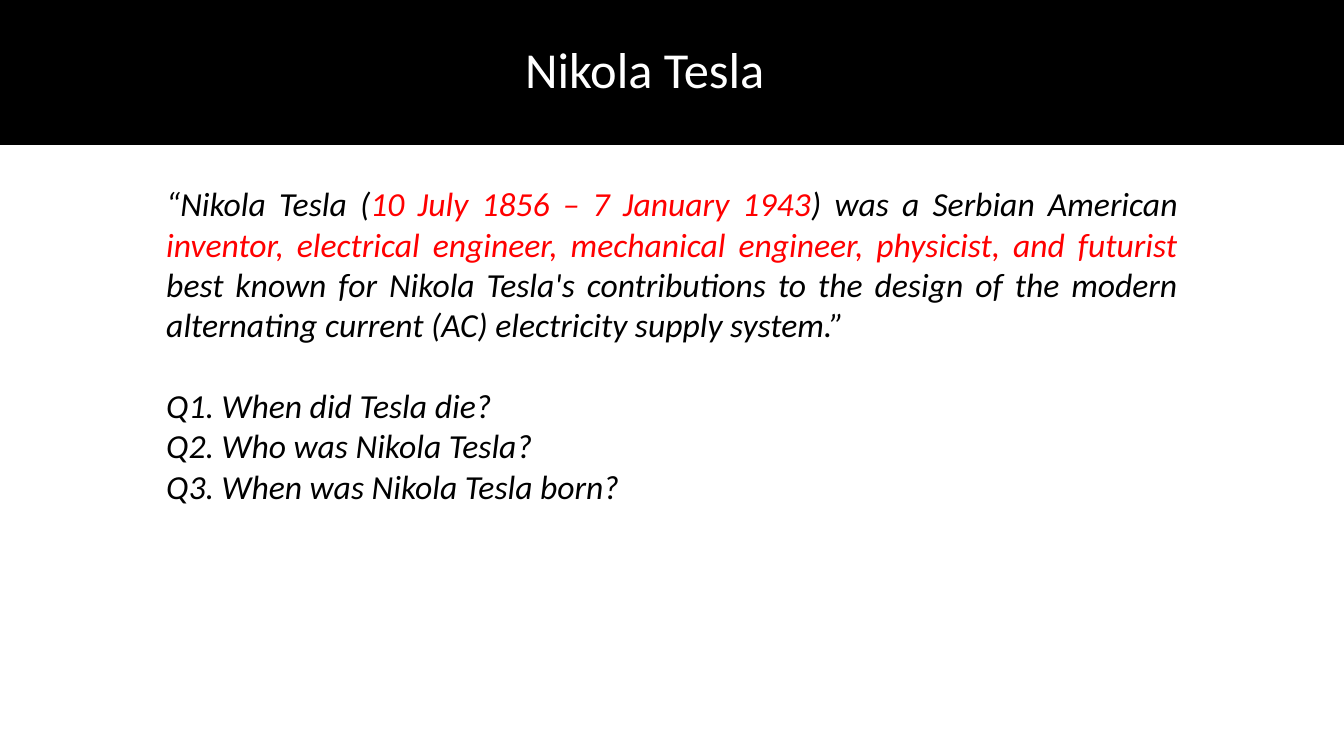
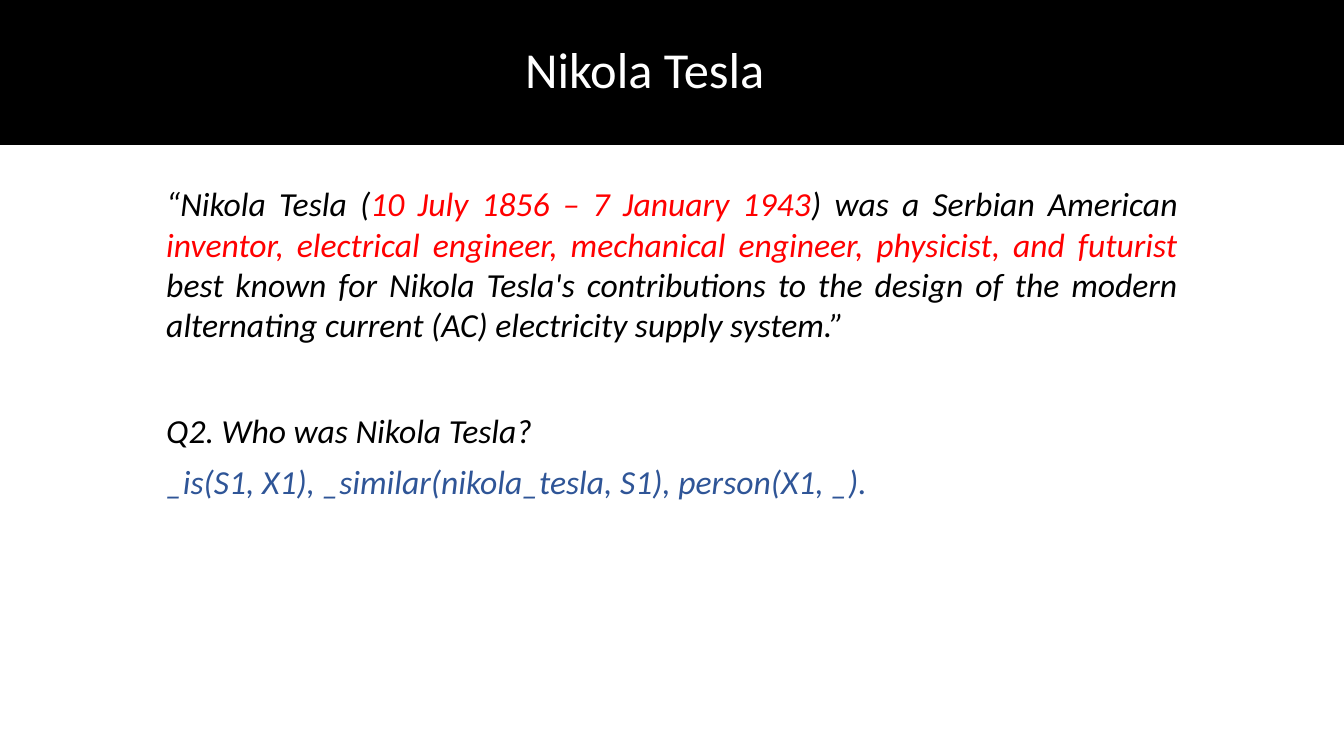
Before and after one commit to DhruvaPendharkar/thesis-project, a slide deck: slide 19 of Notes/ThesisPresentation.pptx (slide 18 before the commit). Drawn at 1344x756 pixels with LibreOffice and Linux fonts; fonts in the diff are those of the drawing. Boxes give left, top, right and bottom in pixels: in the first picture for what was removed or moved away, otherwise in the second. Text is boxed around its words. In the diff, an @@ line names an element or a change of style, - is before the commit and + after.

```diff
--- a/Notes/ThesisPresentation.pptx
+++ b/Notes/ThesisPresentation.pptx
@@ text at (166, 394, 619, 504): paragraphs removed @@
-Q1. When did Tesla die?
-Q2. Who was Nikola Tesla?
-Q3. When was Nikola Tesla born?
@@ text added at (166, 419, 532, 448), 24 pt, text #000000, italic @@
+Q2. Who was Nikola Tesla?
@@ text added at (166, 469, 823, 500), 24 pt, text #2F5597, italic @@
+_is(S1, X1), _similar(nikola_tesla, S1), person(X1, _).
```
Also in this commit, not shown: 2 slides added.
